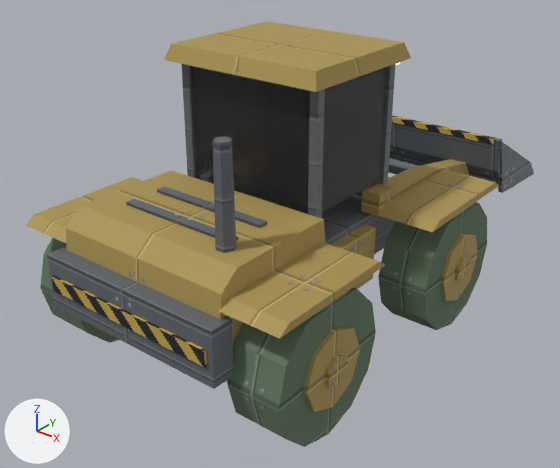
Two versions of the glTF model docs/models/procedural/vehicles__loader.glb, one commit apart.
Before and after are seen from a camera (50 mm lens) standing at (3.56, -4.45, 3.57) and looking at (-0.13, 0.17, 0.71). Lighting does not change. The marker at lower left points along +X, +Y and +Z. The first picture is the older version. Where no turn or scale is listed for an object, it has been applied to the vertices.

Objects in the first picture: '_MeshInstance3D_232', '_MeshInstance3D_233', '_MeshInstance3D_234', '_MeshInstance3D_235', '_MeshInstance3D_241', '_MeshInstance3D_244', '_MeshInstance3D_245', '_MeshInstance3D_247', '_MeshInstance3D_248', '_MeshInstance3D_250', '_MeshInstance3D_259', '_MeshInstance3D_260' and 1 more.
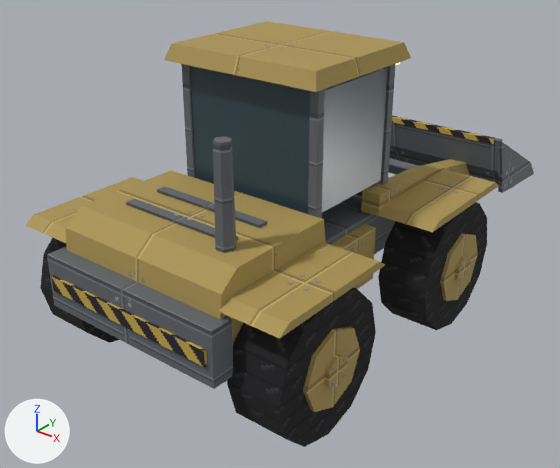
Changed parts and their boxes (x1, y1, x2, y2) in the pictures (560 x 468 px):
'_MeshInstance3D_235', recoloured (lighter): (190, 66, 387, 214) in both
'_MeshInstance3D_247', surface changed (grey to black): (227, 287, 376, 447) in both
'_MeshInstance3D_244', surface changed (grey to black): (378, 202, 487, 330) in both
'_MeshInstance3D_241', surface changed: (40, 238, 119, 343) in both

The change, as a list of edits to the scene's bpy script:
```text
Change mat_m_qd_tire:
    where n3 = _N.new('ShaderNodeTexImage'); n3.name = 'Image Texture'
    n3.image: img_image_4 -> img_image_3
Add mat_m_qd_glass:
    mat_m_qd_glass = principled_material('M_QD_Glass')
    mat_m_qd_glass.base_color = (0.0331, 0.0637, 0.0835)  # dark blue #334752
    mat_m_qd_glass.roughness = 0.3
Change me_mesh_3:
    where me_mesh_3.from_pydata(...)  # 32 vertices, 48 faces; spans x -0.61..0.61, y -0.37..0.57, z 1.07..2.17
    remove me_mesh_3.materials.append(mat_m_veh_glass_dirty)
    add me_mesh_3.materials.append(mat_m_qd_glass)  # dark blue #334752
```
